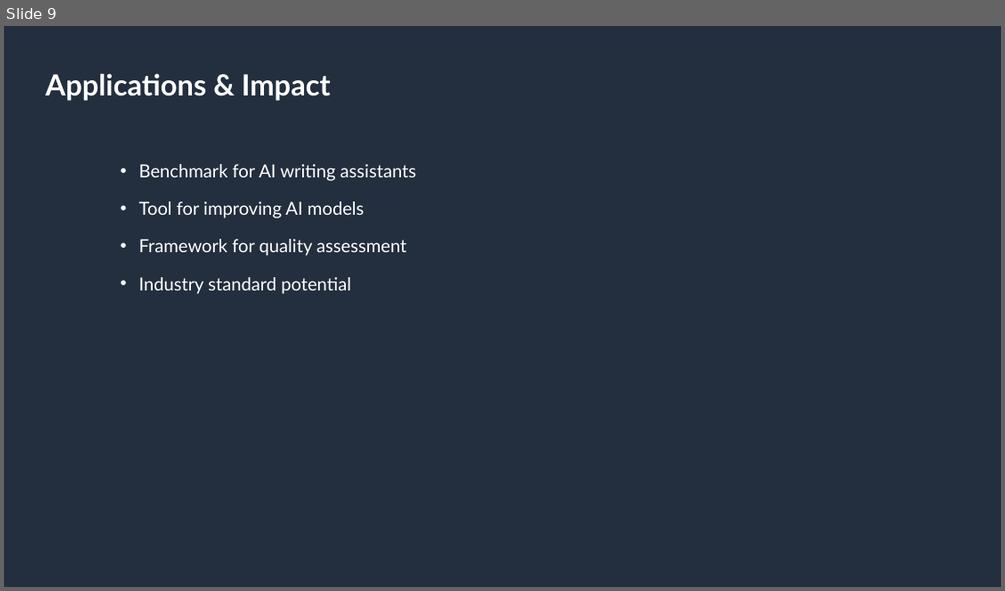
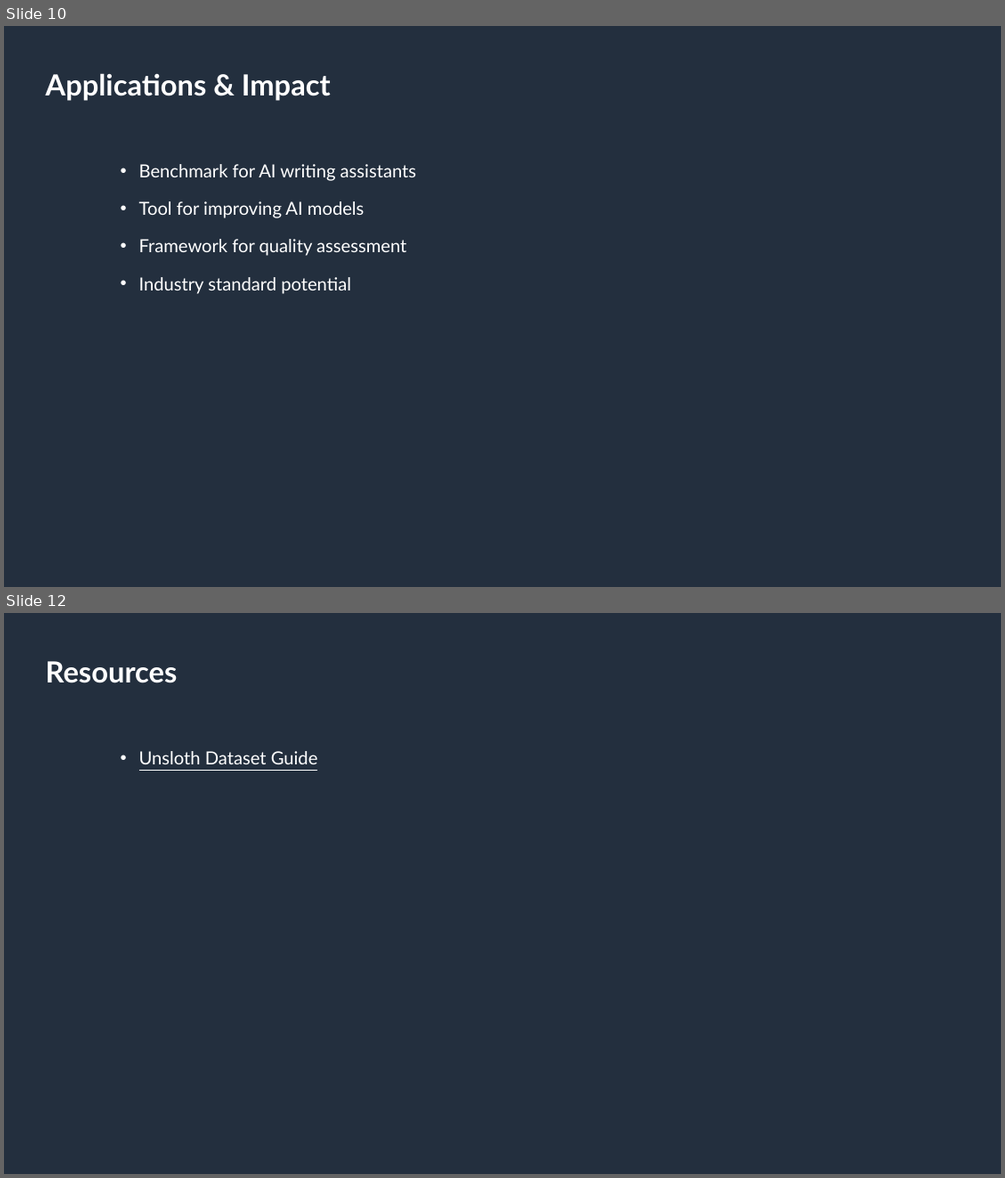
Before and after one commit to amazon-science/wraval, a slide deck: resources/wraval_presentation.pptx. Shown one above the other, each under a label of ours: slide 9 before the commit, slides 10 and 12 after it; the slides between them are not shown. The pictures are 1005x591 and 1005x1178 pixels, drawn with LibreOffice and Linux fonts; fonts in the diff are those of the drawing. Boxes give left, top, right and bottom in pixels: in the first picture for what was removed or moved away, otherwise in the second. Text is boxed around its words. In the diff, an @@ line names an element or a change of style, - is before the commit and + after.

```diff
--- a/resources/wraval_presentation.pptx
+++ b/resources/wraval_presentation.pptx
@@ slide 12 added at <box>4,613,1001,1174</box>, background #232F3E @@
@@ title added at <box>46,661,178,683</box>, 21 pt, text #FFFFFF, bold @@
+Resources
@@ text added at <box>139,751,318,764</box>, 13 pt, text #FFFFFF, underline @@
+• Unsloth Dataset Guide
@@ what was slide 9 is now slide 10 @@
```
Also in this commit, not shown: 4 other slides added, 2 slides removed, 11 other files.
